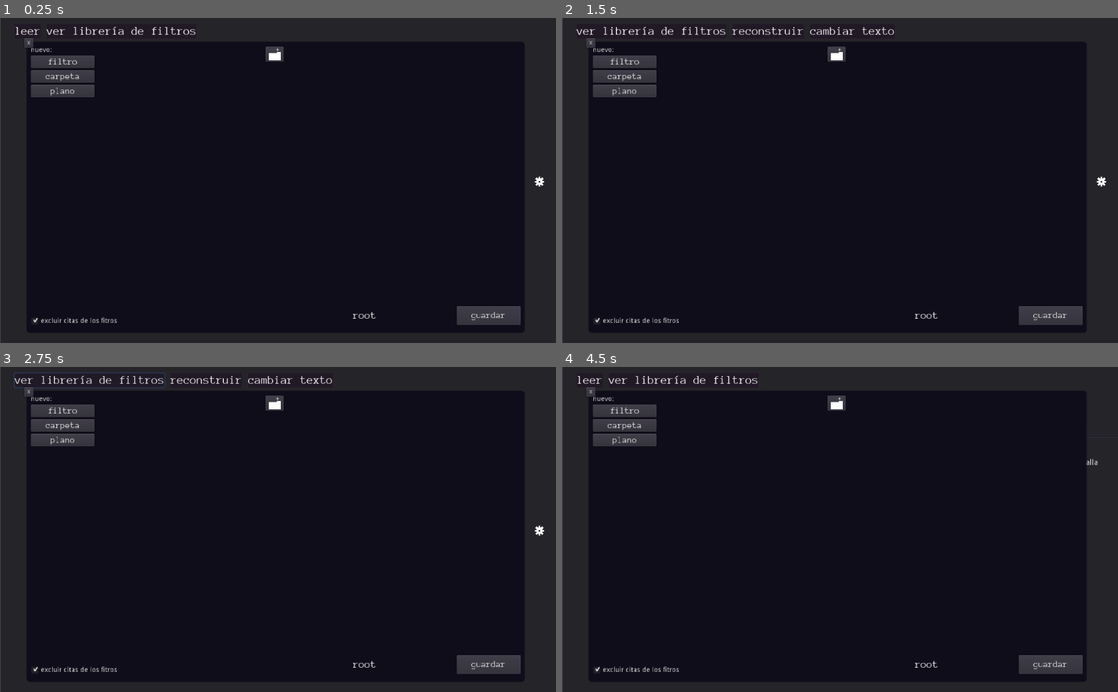
Above: before the commit, frames 1-4 (two rows, left to right).
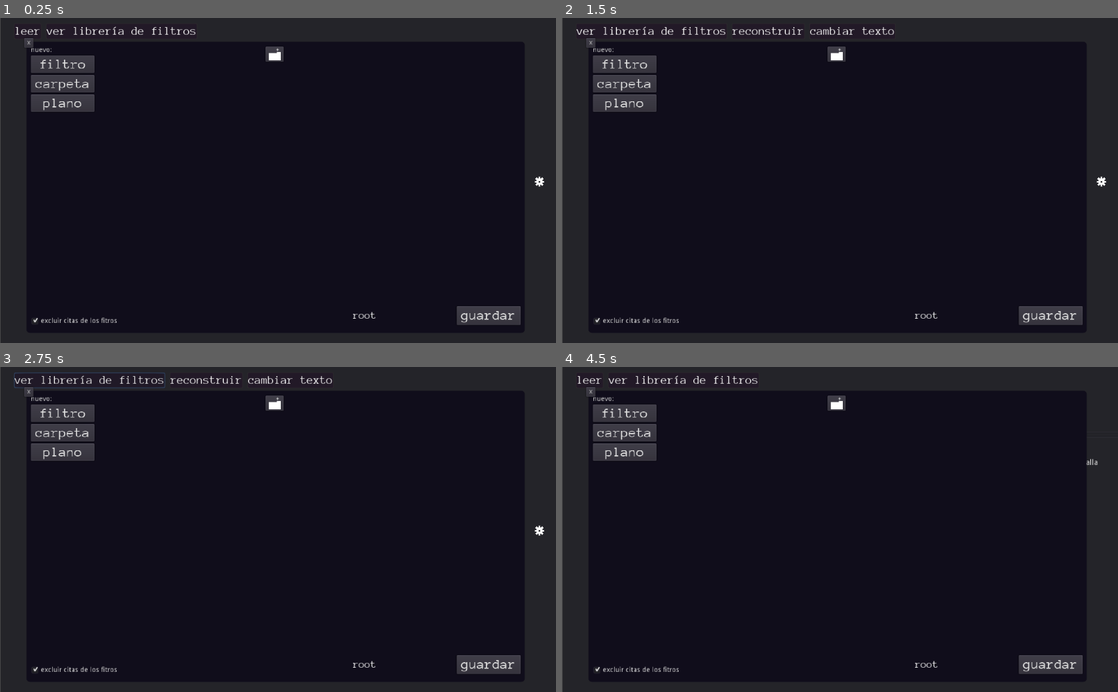
Above: after the commit, the same moments.

Repository: AndresDavidCalderon/desfilosofador
Game: Godot game, scene res://reader/reader.tscn
Same seed, same stepped clock (60 frames per second), same inputs: the game is played once before the commit and once after it.
Inputs (mouse positions are in pixels of both pictures, inside the frame that each line leads up to):
- Up to frame 1 (0.25 s): no input
- Up to frame 2 (1.5 s): click (840, 63) at 0.5 s; click "leer" at 1.25 s
- Up to frame 3 (2.75 s): click "ver librería de filtros" at 2 s
- Up to frame 4 (4.5 s): click "reconstruir" at 2.75 s; click "cambiar texto" at 3.5 s; click (1101, 529) at 4.25 s

The runs differ from the first frame. In frame 1, 1.2% of the frame differs, in the area x 5-93%, y 12-94%; in frame 2, 1.2%; in frame 3, 1.2%; in frame 4, 1.2%.

Commit message:
better popup

Diff:
--- a/UI/font/normal title.tres
+++ b/UI/font/normal title.tres
@@ -3,5 +3,5 @@
 [ext_resource path="res://UI/font/AnonymousPro-Regular.ttf" type="DynamicFontData" id=1]
 
 [resource]
-size = 32
+size = 33
 font_data = ExtResource( 1 )
--- a/UI/popup.gd
+++ b/UI/popup.gd
@@ -29,24 +29,23 @@
 	if visible:
 		unpopup()
 	visible=true
-	var added=0
 	$title.text=title
 	if error:
 		$title.set("custom_colors/font_color",errorcolor)
 	var font=$title.get("custom_fonts/font") as DynamicFont
+	var looped=false
 	while font.get_string_size(title).x>$title.rect_size.x:
 		font.size-=1
+		looped=true
+	if looped:
+		font.size+=10
 	var desclabel=$vorder/description
 	desclabel.text=desc
 	var instanced=[]
-	while added<fields.size():
-		var new=fields[added].new() as Control
+	for i in fields:
+		var new=i.new() as Control
 		instanced.append(new)
 		$vorder.add_child(new)
 		addedchild.append(new)
 		new.set("custom_fonts/font",preload("res://UI/font/text.tres"))
-		added+=1
 	return instanced
-
-func _on_vorder_sort_children():
-	rect_size.y=($vorder.rect_position.y+$vorder.rect_size.y)+5
--- a/UI/popup.tscn
+++ b/UI/popup.tscn
@@ -31,7 +31,6 @@
 text = "popup!"
 align = 1
 autowrap = true
-clip_text = true
 __meta__ = {
 "_edit_use_anchors_": false
 }
@@ -68,4 +67,3 @@
 }
 
 [connection signal="pressed" from="quit" to="." method="_on_quit_pressed"]
-[connection signal="sort_children" from="vorder" to="." method="_on_vorder_sort_children"]
--- a/blueprints/editor.tscn
+++ b/blueprints/editor.tscn
@@ -77,7 +77,7 @@
 margin_bottom = 17.0
 text = "función"
 
-[connection signal="visibility_changed" from="." to="view/workspace" method="_on_window_visibility_changed"]
+[connection signal="visibility_changed" from="." to="view/workspace" method="vis"]
 [connection signal="button_down" from="view/workspace/camera/background/move" to="view/workspace/camera" method="_on_move_button_down"]
 [connection signal="button_up" from="view/workspace/camera/background/move" to="view/workspace/camera" method="_on_move_button_up"]
 [connection signal="pressed" from="add/value" to="view/workspace" method="_on_value_pressed"]
--- a/blueprints/workspace.gd
+++ b/blueprints/workspace.gd
@@ -2,10 +2,10 @@
 var selected={}
 export(PoolStringArray) var connections
 func _ready():
-	_on_window_visibility_changed()
+	vis()
 	for i in connections:
 		selected[i]={"in":null,"out":null}
-
+	globals.popuper.connect("visibility_changed",self,"vis")
 func _on_value_pressed():
 	addblock(preload("res://blueprints/blocks/value.tscn").instance())
 func addblock(block:Panel):
@@ -15,6 +15,9 @@
 	addblock(preload("res://blueprints/blocks/function.tscn").instance())
 
 
-func _on_window_visibility_changed():
+func vis():
 	for i in get_children():
-		i.visible=get_parent().get_parent().visible
+		if globals.popuper.visible:
+			i.visible=false
+		else:
+			i.visible=get_parent().get_parent().visible
